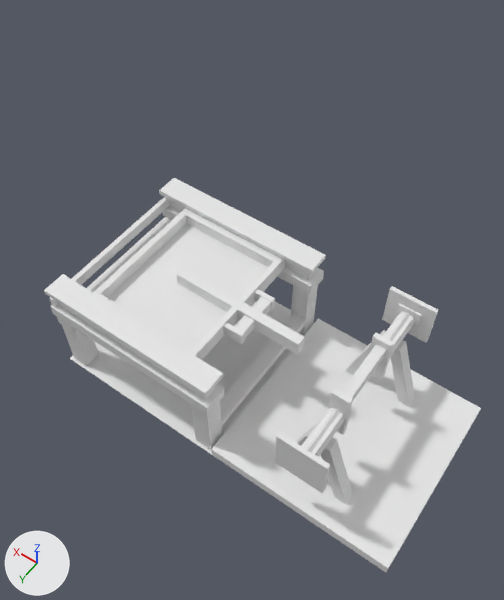
What one commit did to the Blender file src/main/resources/assets/projectsteam_crafting/objmodels/mechanical_sieve.blend.
One viewpoint serves both versions: a camera (50 mm lens) standing at (-1.58, 1.66, 2.78) and looking at (-0.3, -0.14, -0.04). Arrows for +X, +Y and +Z are at lower left; the lights stay in place.

In view in the first picture: 'Plane', 'arm', 'axle', 'base', 'mesh', 'sieve', 'sieve_'.
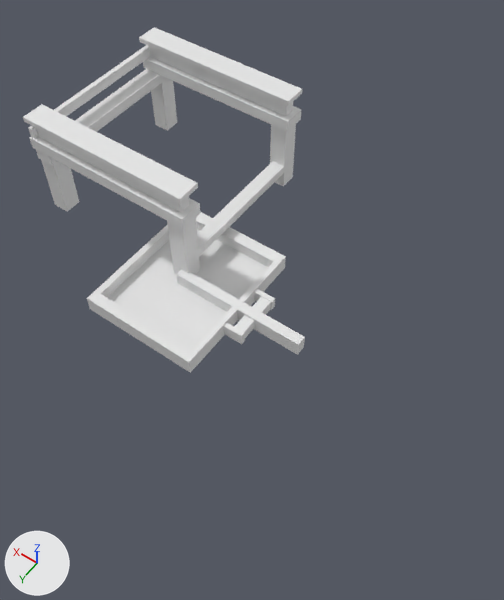
Pixel boxes [x1, y1, x2, y2] of what changed, in the pictures (504 x 600 px):
```json
{"object": "base", "change": "reshaped, moved, rescaled, turned", "before": [211, 319, 481, 572], "after": [23, 27, 302, 275]}
{"object": "sieve_", "change": "deleted", "before": [44, 178, 326, 450]}
{"object": "axle", "change": "deleted", "before": [275, 286, 438, 494], "faces in mat_material_010 (its picture is missing)": [275, 407, 345, 494], "faces in mat_material_009 (its picture is missing)": [382, 286, 438, 357], "faces in mat_material_006 (its picture is missing)": [341, 332, 394, 400], "faces in mat_material_007 (its picture is missing)": [328, 388, 353, 435]}
{"object": "Plane", "change": "deleted", "before": [70, 301, 314, 455]}
```

Edits to the scene script, one JSON object a line:
```json
{"op": "remove", "block": "ob_sieve", "code": ["ob_sieve = bpy.data.objects.new('sieve_', me_cube)", "ob_sieve.location = (0.0, 0.0, -0.16)", "ob_sieve.scale = (0.5, 0.5, 0.5)"]}
{"op": "remove", "block": "ob_plane", "code": ["ob_plane = bpy.data.objects.new('Plane', me_plane)", "ob_plane.location = (0.0, 0.0, -0.5)", "ob_plane.scale = (0.5, 0.5, 0.5)"]}
{"op": "remove", "block": "ob_axle", "code": ["ob_axle = bpy.data.objects.new('axle', me_cube_019)", "ob_axle.location = (-1.0, 0.0, 0.0)", "ob_axle.rotation_euler = (1.571, 0.0, 0.0)  # degrees (90, 0, 0)"]}
{"op": "set", "path": "ob_base.rotation_euler", "old": "(1.571, 0.0, 0.0)", "new": "(0.0, 0.0, 0.0)", "note": "degrees (90, 0, 0) -> degrees (0, 0, 0)"}
{"op": "set", "path": "ob_base", "old": "bpy.data.objects.new('base', me_base)", "new": "bpy.data.objects.new('base', me_cube)"}
{"op": "set", "path": "ob_base.location", "old": "(-1.0, 0.0, 0.0)", "new": "(0.5, -0.5, 0.34)"}
{"op": "set", "path": "ob_base.scale", "old": "(1.0, 1.0, 1.0)", "new": "(0.5, 0.5, 0.5)"}
```
